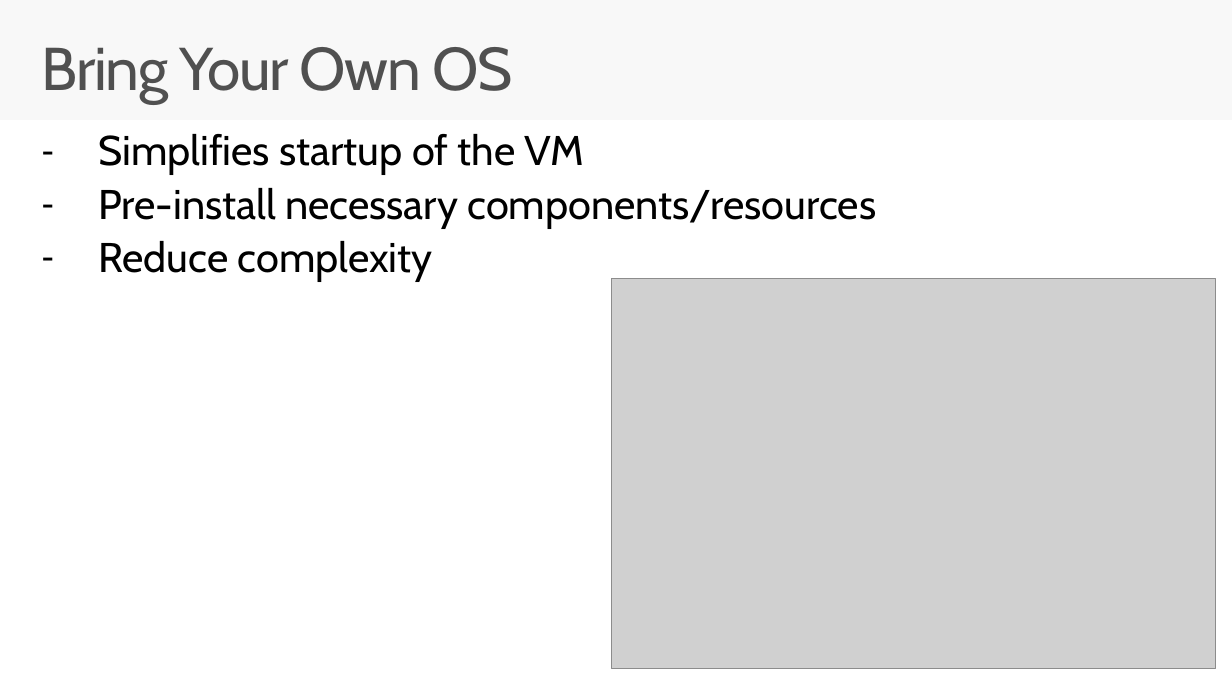
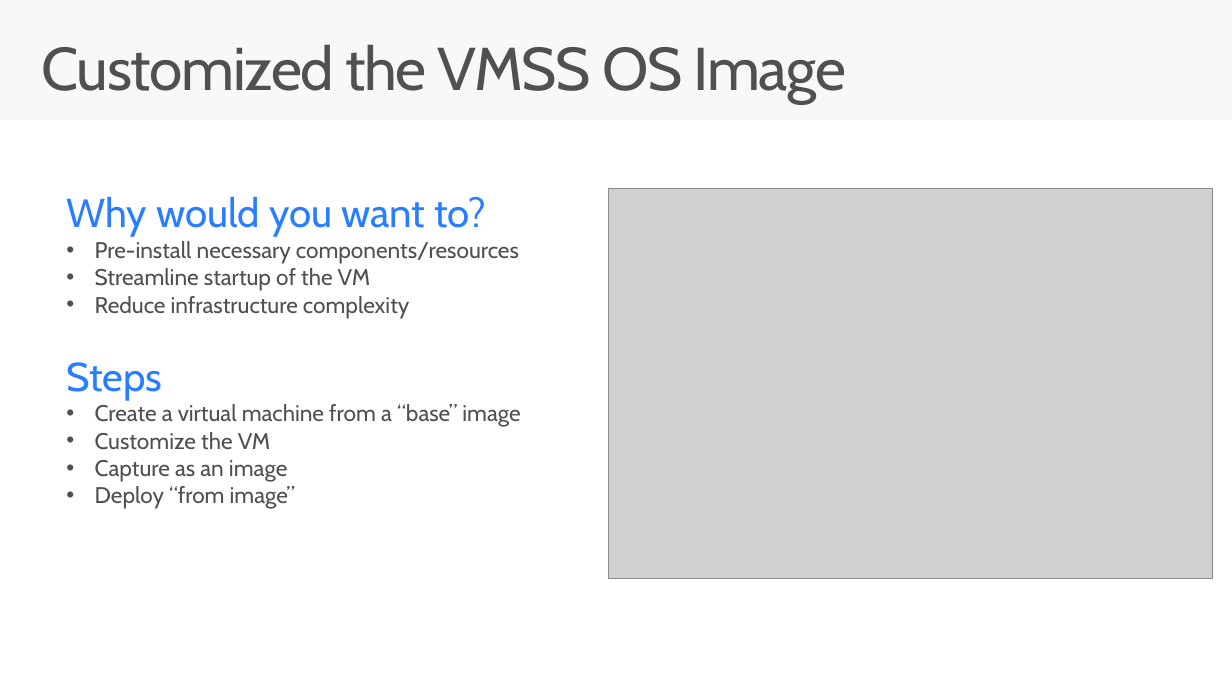
Before and after one commit to brentstineman/PersonalStuff, a slide deck: slide 11 of Presentations/Service Fabric/ServiceFabric - Real World.pptx (slide 10 before the commit). Drawn at 1232x693 pixels with LibreOffice and Linux fonts; fonts in the diff are those of the drawing; grey boxes stand for pictures. Boxes give left, top, right and bottom in pixels: in the first picture for what was removed or moved away, otherwise in the second. Text is boxed around its words. In the diff, an @@ line names an element or a change of style, - is before the commit and + after.

```diff
--- a/Presentations/Service Fabric/ServiceFabric - Real World.pptx
+++ b/Presentations/Service Fabric/ServiceFabric - Real World.pptx
@@ title at [42, 44, 847, 103]: text changed @@
-Bring Your Own OS
+Customized the VMSS OS Image
@@ text removed at [98, 134, 876, 281] @@
-– Simplifies startup of the VM
-– Pre-install necessary components/resources
-– Reduce complexity
@@ text added at [66, 196, 519, 319], 18 pt, text #505050 @@
+Why would you want to?
+• Pre-install necessary components/resources
+• Streamline startup of the VM
+• Reduce infrastructure complexity
@@ picture: place and size @@
-picture at [611, 278, 1216, 669]
+picture at [609, 188, 1213, 578]
@@ text added at [66, 362, 520, 509], 18 pt, text #505050 @@
+Steps
+• Create a virtual machine from a “base” image
+• Customize the VM
+• Capture as an image
+• Deploy “from image”
```
Also in this commit, not shown: 8 other slides changed, 1 slide removed.
